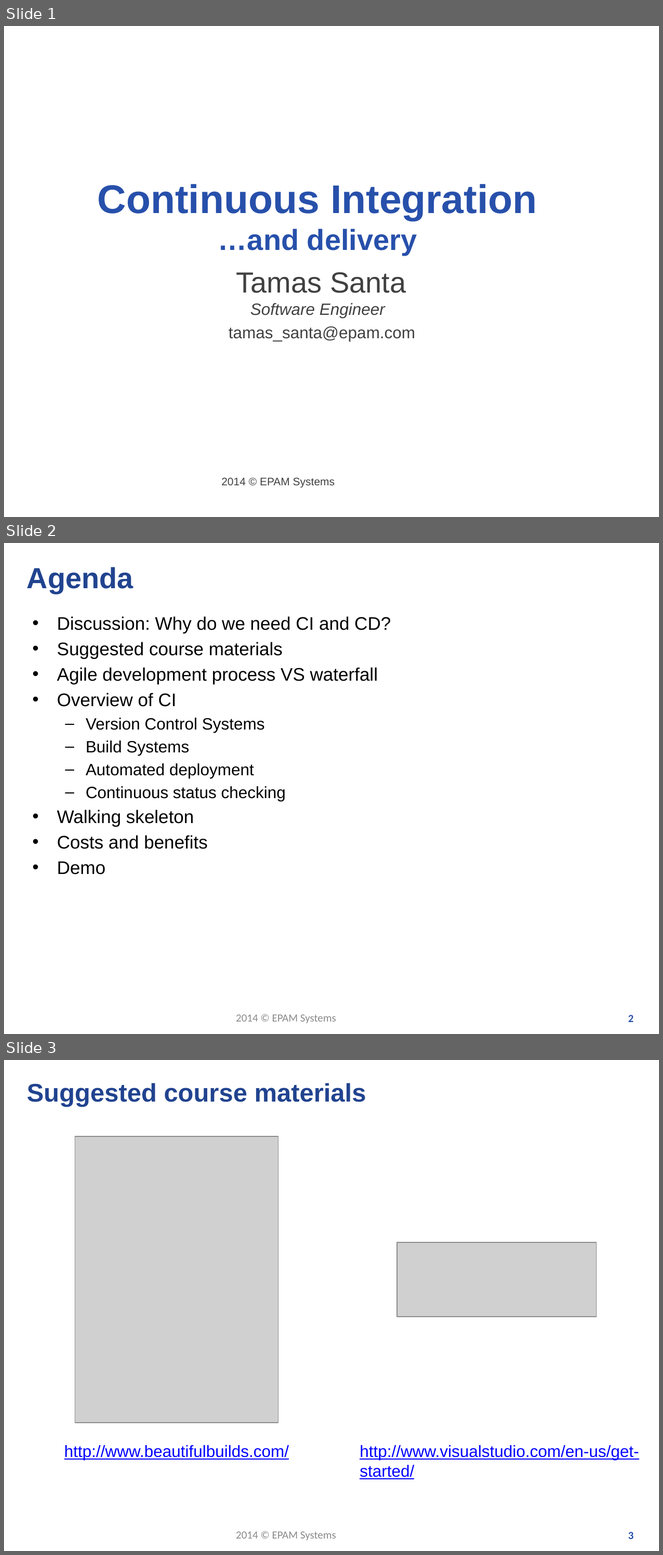
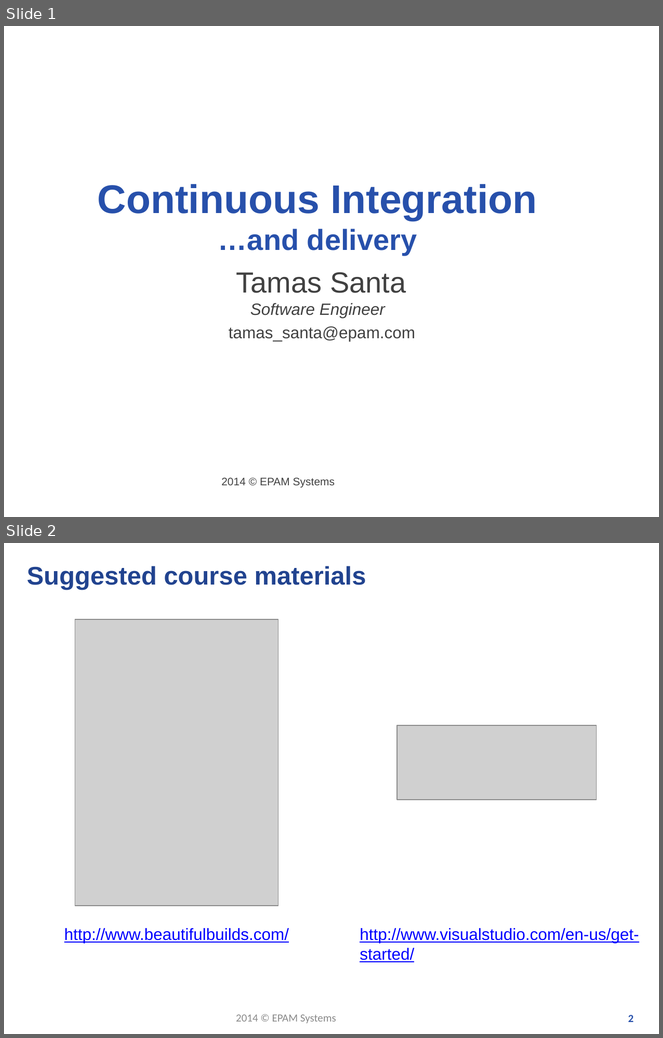
Before and after one commit to santatamas/Build-Automation, a slide deck: presentation/Continuous_Integration.pptx. Shown one above the other, each under a label of ours: slides 1, 2 and 3 before the commit, slides 1 and 2 after it. The pictures are 663x1555 and 663x1038 pixels, drawn with LibreOffice and Linux fonts; fonts in the diff are those of the drawing; grey boxes stand for pictures; background and template pictures are left out. Boxes give left, top, right and bottom in pixels: in the first picture for what was removed or moved away, otherwise in the second. Text is boxed around its words. In the diff, an @@ line names an element or a change of style, - is before the commit and + after.

```diff
--- a/presentation/Continuous_Integration.pptx
+++ b/presentation/Continuous_Integration.pptx
@@ slide 2 removed at [4, 543, 659, 1034], background picture (left out); not listed: 2 template elements that a slide beside it also shows @@
@@ title removed at [27, 567, 133, 593] @@
-Agenda
@@ text removed at [57, 616, 391, 875] @@
-• Discussion: Why do we need CI and CD?
-• Suggested course materials
-• Agile development process VS waterfall
-• Overview of CI
-  – Version Control Systems
-  – Build Systems
-  – Automated deployment
-  – Continuous status checking
-• Walking skeleton
-• Costs and benefits
-• Demo
@@ what was slide 3 is now slide 2 @@
@@ page number at [629, 1015, 634, 1022]: text changed @@
-3
+2
```
Also in this commit, not shown: 3 slides changed, 2 slides added, 2 other slides removed.
